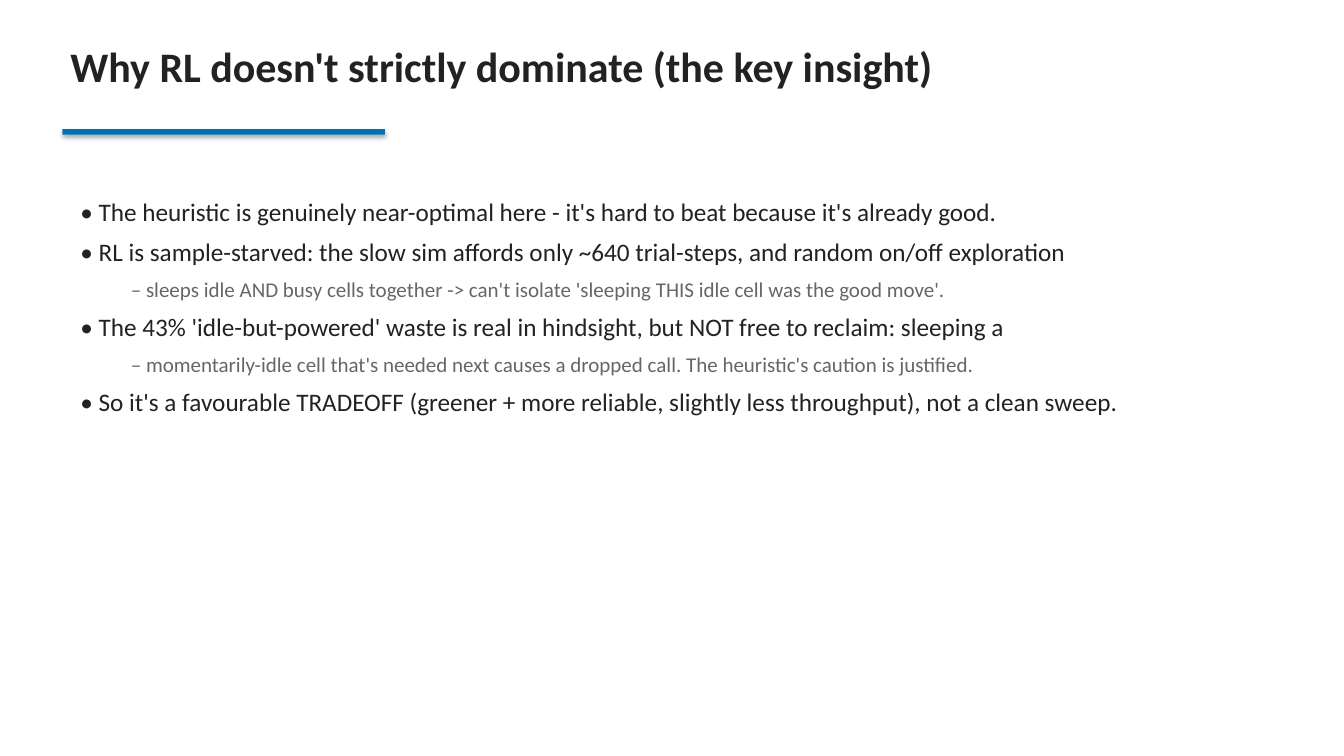
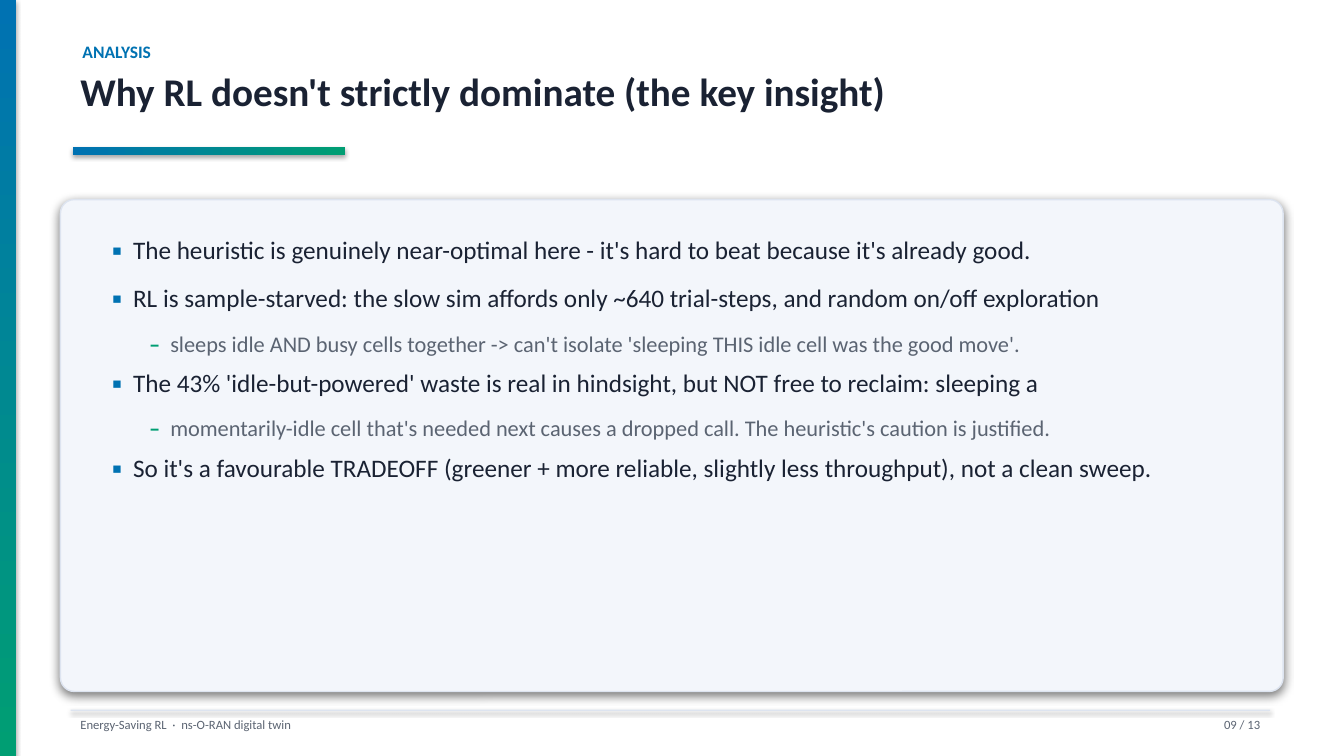
Before and after one commit to SergeantCooper/ns-o-ran-gym, a slide deck: slide 9 of energy_saving_RL_project.pptx. Drawn at 1344x756 pixels with LibreOffice and Linux fonts; fonts in the diff are those of the drawing. Boxes give left, top, right and bottom in pixels: in the first picture for what was removed or moved away, otherwise in the second. Text is boxed around its words. In the diff, an @@ line names an element or a change of style, - is before the commit and + after.

Commit message:
deck: redesign build_ppt.py with a cohesive visual theme
Adds a design system to the presentation (content/numbers unchanged):
- navy gradient title with capability pills + accent band
- per-slide section kickers, gradient underline, left accent strip, footer + page numbers
- content on soft-shadowed panels; colour-coded bullet markers
- figures mounted on shadowed cards, box-fit to the slide (fixes overflow)

```diff
--- a/energy_saving_RL_project.pptx
+++ b/energy_saving_RL_project.pptx
@@ rectangle added at <box>0,0,16,756</box>, fill gradient #0072B2 to #009E73 @@
@@ text added at <box>82,46,151,58</box>, 12.5 pt, text #0072B2, bold @@
+ANALYSIS
@@ text "Why RL doesn't strictly dominate ...": place and size @@
-text "Why RL doesn't strictly dominate ..." at <box>70,51,932,89</box>
+text "Why RL doesn't strictly dominate ..." at <box>80,77,885,113</box>
@@ text "Why RL doesn't strictly dominate ..." at <box>80,77,885,113</box>: size 30 to 28 pt, text colour #222222 to #1A2233 @@
@@ rectangle: place and size @@
-rectangle at <box>63,129,385,135</box>
+rectangle at <box>73,147,345,154</box>
@@ rectangle at <box>73,147,345,154</box>: fill #0072B2 to gradient #0072B2 to #009E73 @@
@@ rounded rectangle added at <box>60,200,1284,692</box>, fill #F3F6FB, outline #DDE4F0 1 pt @@
@@ text "▪ The heuristic is genuinely ...": place and size @@
-text "▪ The heuristic is genuinely ..." at <box>99,203,1117,416</box>
+text "▪ The heuristic is genuinely ..." at <box>133,241,1151,482</box>
@@ text at <box>133,241,1099,311</box>: text changed; text colour #222222 to #1A2233 @@
-• The heuristic is genuinely near-optimal here - it's hard to beat because it's already good.
-• RL is sample-starved: the slow sim affords only ~640 trial-steps, and random on/off exploration
+▪ The heuristic is genuinely near-optimal here - it's hard to beat because it's already good.
+▪ RL is sample-starved: the slow sim affords only ~640 trial-steps, and random on/off exploration
@@ text at <box>170,336,1050,440</box>: size 15 to 16 pt in "– sleeps idle AND busy cells together ...", "– momentarily-idle cell that's needed next causes ..."; text colour #666666 to #009E73, bold on in "–", "–"; text colour #666666 to #5B6472 in "sleeps idle AND busy cells together -> ...", "momentarily-idle cell that's needed next causes a ..."; list level 2 to 1 in "– sleeps idle AND busy ..."; line spacing 1 to 1.12; list level 2 to 1 in "– momentarily-idle cell that's needed ..." @@
@@ text at <box>133,374,1038,397</box>: text changed; text colour #222222 to #1A2233 @@
-• The 43% 'idle-but-powered' waste is real in hindsight, but NOT free to reclaim: sleeping a
+▪ The 43% 'idle-but-powered' waste is real in hindsight, but NOT free to reclaim: sleeping a
@@ text at <box>133,458,1151,482</box>: text changed; text colour #222222 to #1A2233 @@
-• So it's a favourable TRADEOFF (greener + more reliable, slightly less throughput), not a clean sweep.
+▪ So it's a favourable TRADEOFF (greener + more reliable, slightly less throughput), not a clean sweep.
@@ rectangle added at <box>71,710,1270,711</box>, fill #DDE4F0 @@
@@ text added at <box>80,720,291,731</box>, 9 pt, text #5B6472 @@
+Energy-Saving RL · ns-O-RAN digital twin
@@ text added at <box>1224,721,1260,729</box>, 9 pt, text #5B6472 @@
+09 / 13
```
Also in this commit, not shown: 12 other slides changed, 1 other file.
